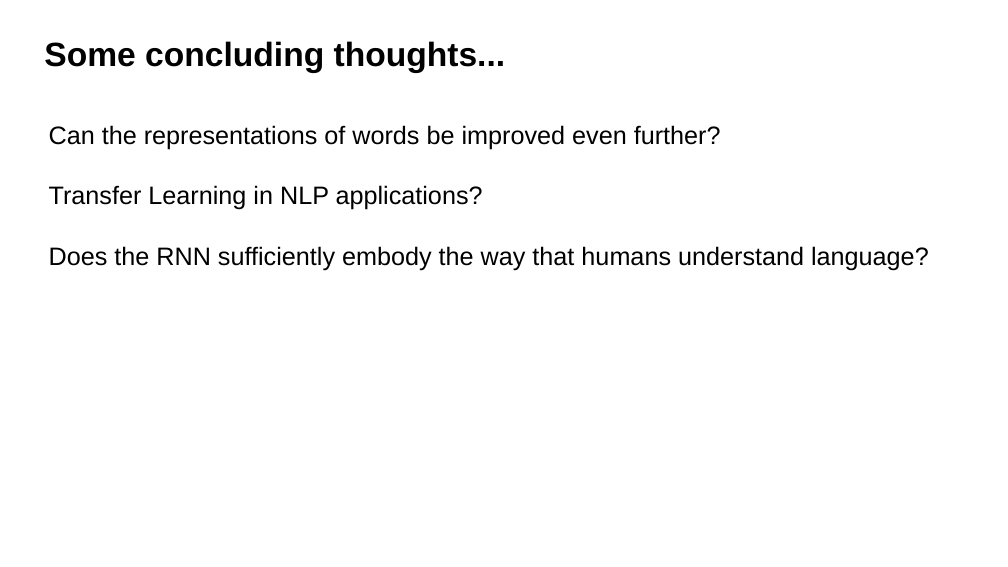
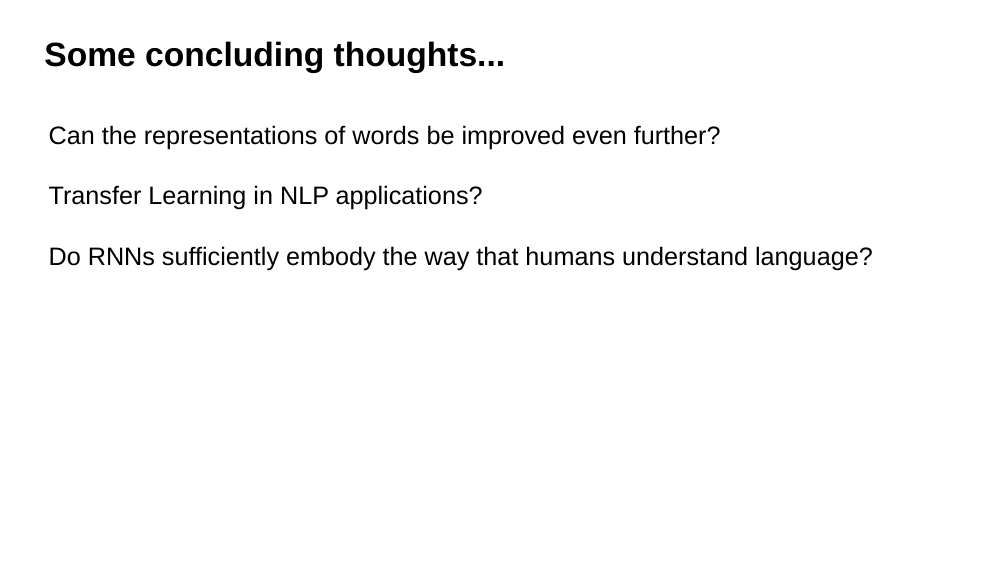
Before and after one commit to Benjamintdk/ML201, a slide deck: slide 21 of Natural Language Processing/Lesson 5_ Natural Language Processing Part 1.pptx. Drawn at 1008x567 pixels with LibreOffice and Linux fonts; fonts in the diff are those of the drawing. Boxes give left, top, right and bottom in pixels: in the first picture for what was removed or moved away, otherwise in the second. Text is boxed around its words. In the diff, an @@ line names an element or a change of style, - is before the commit and + after.

```diff
--- a/Natural Language Processing/Lesson 5_ Natural Language Processing Part 1.pptx
+++ b/Natural Language Processing/Lesson 5_ Natural Language Processing Part 1.pptx
@@ text at [49,246,873,270]: text changed @@
-Does the RNN sufficiently embody the way that humans understand language?
+Do RNNs sufficiently embody the way that humans understand language?
```
Also in this commit, not shown: 5 other slides changed.
